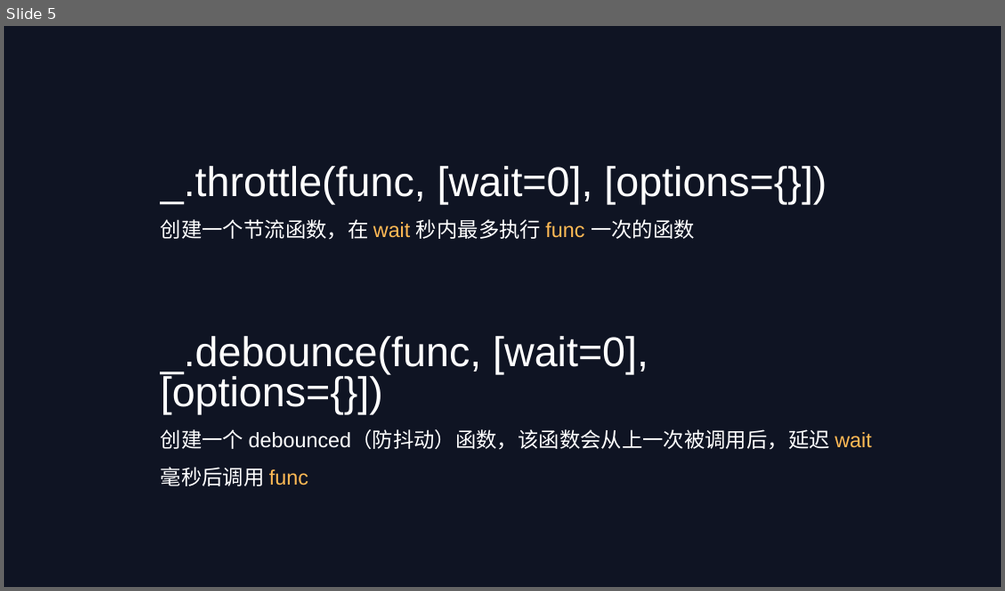
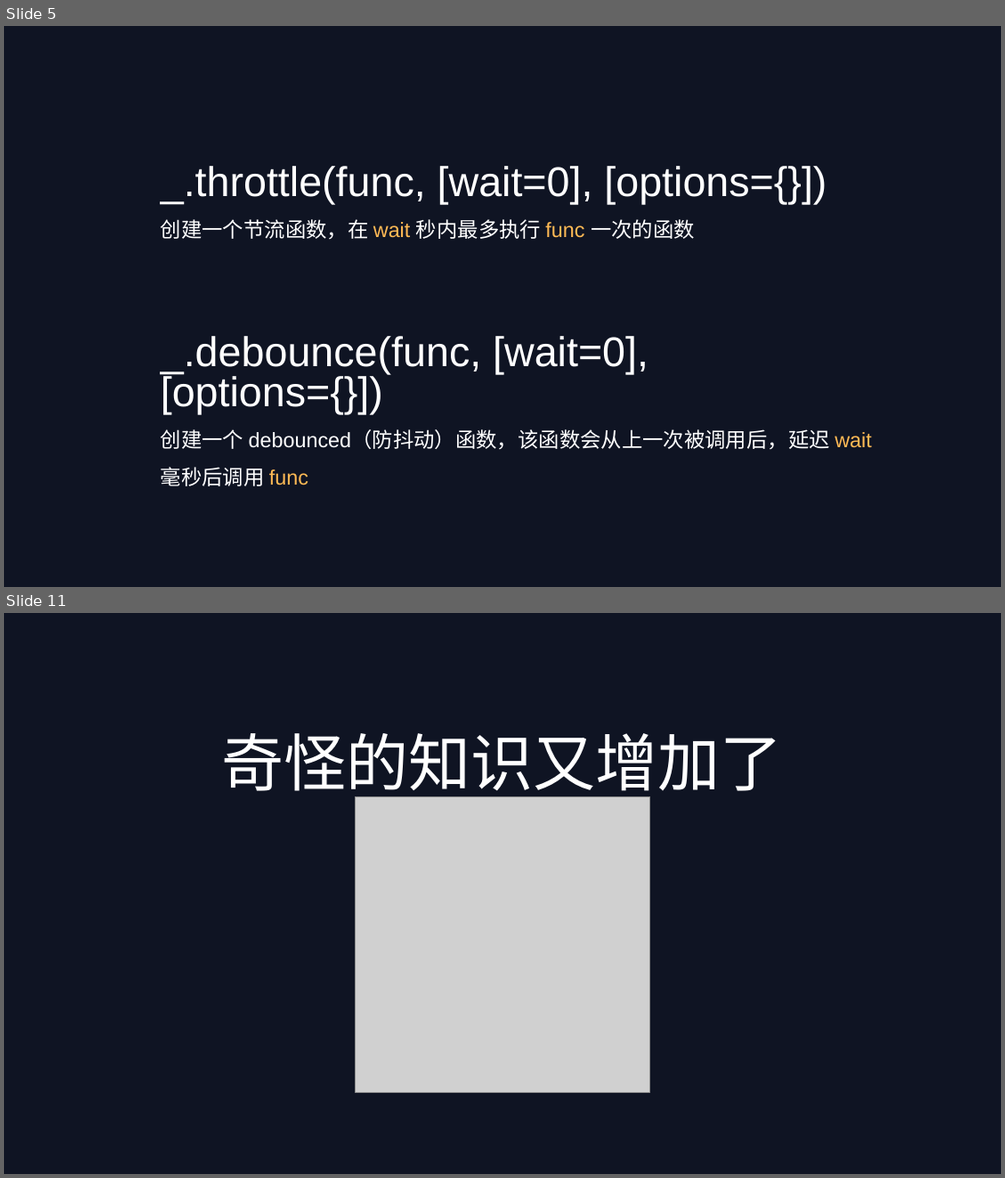
Before and after one commit to LIWANG1998/Debounc-Throttle, a slide deck: 防抖&节流.pptx. Shown one above the other, each under a label of ours: slide 5 before the commit, slides 5 and 11 after it; the slides between them are not shown. The pictures are 1005x591 and 1005x1178 pixels, drawn with LibreOffice and Linux fonts; fonts in the diff are those of the drawing; grey boxes stand for pictures. Boxes give left, top, right and bottom in pixels: in the first picture for what was removed or moved away, otherwise in the second. Text is boxed around its words. In the diff, an @@ line names an element or a change of style, - is before the commit and + after.

```diff
--- a/防抖&节流.pptx
+++ b/防抖&节流.pptx
@@ slide 11 added at bbox=[4, 613, 1001, 1174], background #0F1423 @@
@@ text added at bbox=[222, 733, 783, 801], 60 pt, text #FFFFFF @@
+奇怪的知识又增加了
@@ picture added at bbox=[355, 797, 650, 1093] @@
```
Also in this commit, not shown: 5 other slides added, 1 slide removed, 6 other files.
